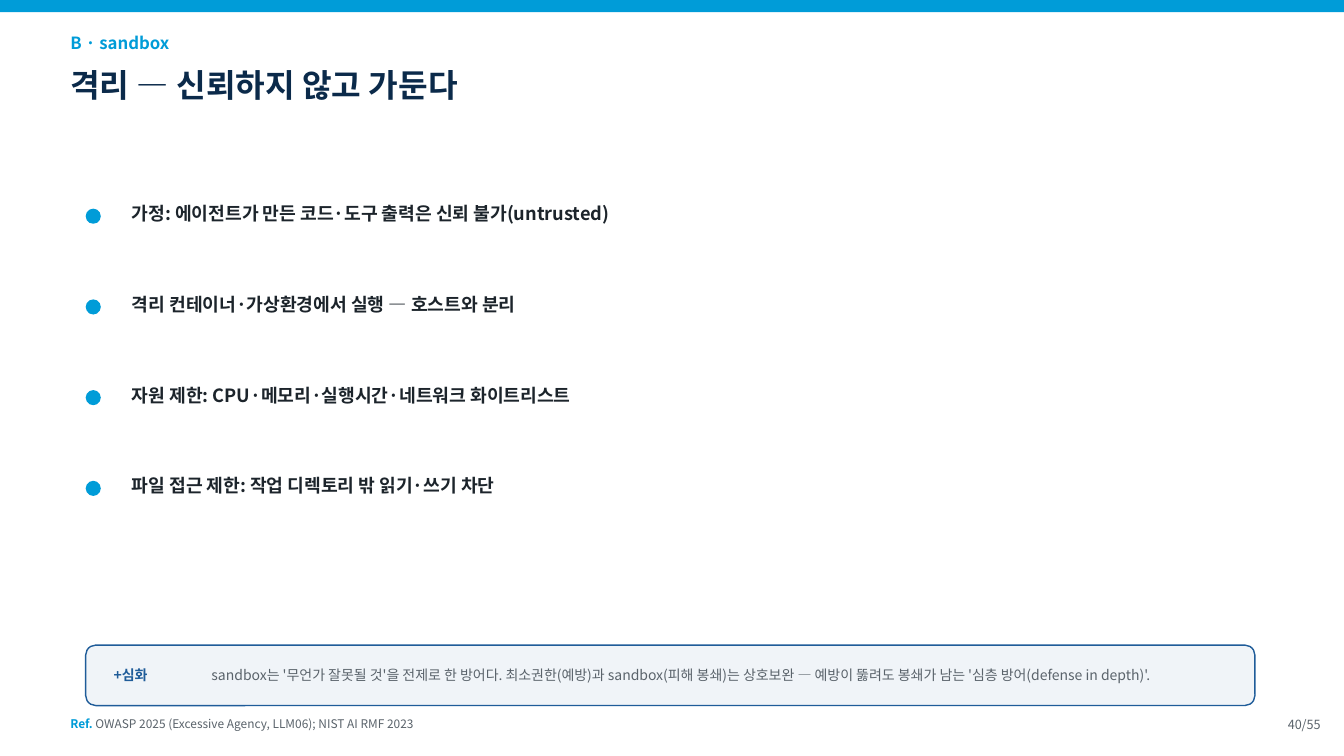
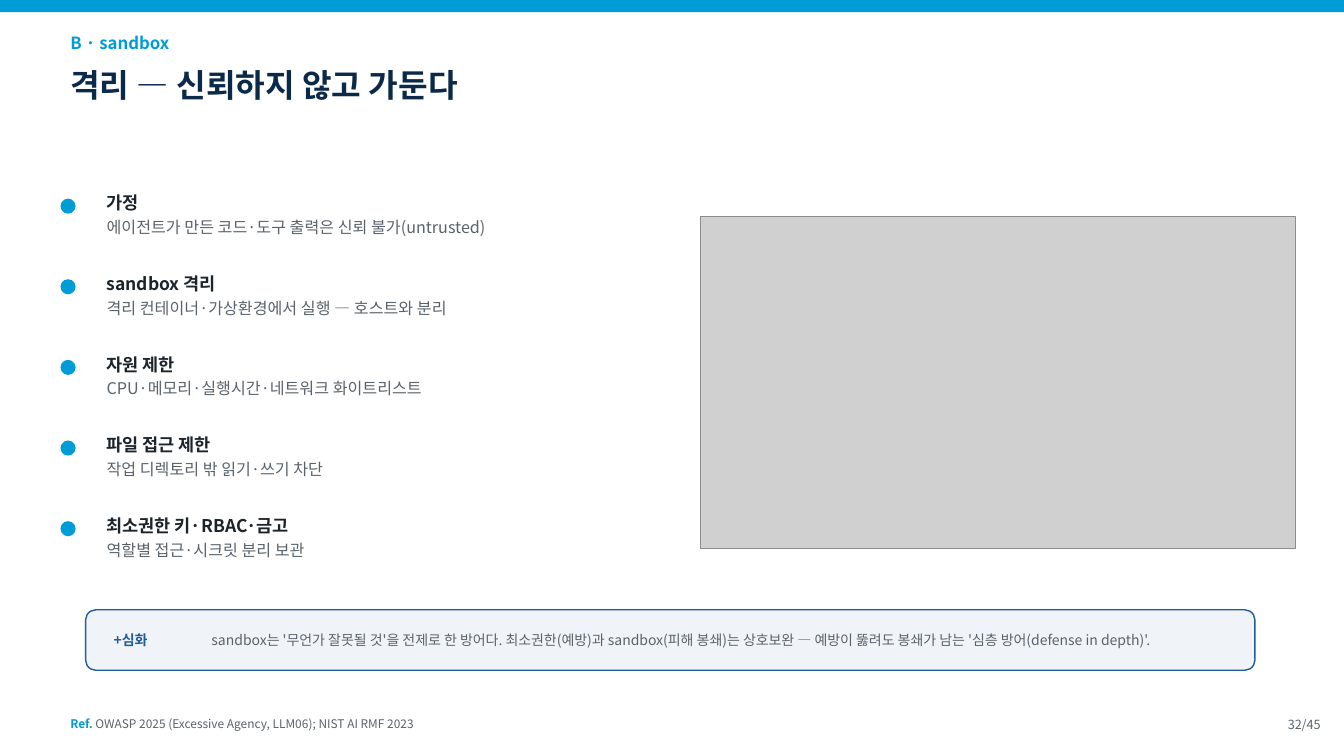
Before and after one commit to fourmodern/2025_aidrugdiscovery, a slide deck: slide 32 of 20260905/slides/0912_4교시.pptx (slide 40 before the commit). Drawn at 1344x756 pixels with LibreOffice and Linux fonts; fonts in the diff are those of the drawing; grey boxes stand for pictures. Boxes give left, top, right and bottom in pixels: in the first picture for what was removed or moved away, otherwise in the second. Text is boxed around its words. In the diff, an @@ line names an element or a change of style, - is before the commit and + after.

```diff
--- a/20260905/slides/0912_4교시.pptx
+++ b/20260905/slides/0912_4교시.pptx
@@ ellipse: place and size @@
-ellipse at [86, 209, 101, 224]
+ellipse at [60, 199, 76, 214]
@@ text at [107, 194, 485, 236]: text changed; size 13 to 11.5 pt; text colour #1C242B to #5A636B; bold off @@
-가정: 에이전트가 만든 코드·도구 출력은 신뢰 불가(untrusted)
+가정
+에이전트가 만든 코드·도구 출력은 신뢰 불가(untrusted)
@@ picture added at [701, 217, 1296, 548] @@
@@ text "sandbox 격리": place and size @@
-text "sandbox 격리" at [132, 295, 515, 313]
+text "sandbox 격리" at [107, 275, 447, 316]
@@ ellipse: place and size @@
-ellipse at [86, 299, 101, 315]
+ellipse at [60, 279, 76, 294]
@@ text at [107, 275, 216, 292]: paragraph added @@
+sandbox 격리
@@ text at [107, 300, 447, 316]: size 13 to 11.5 pt, text colour #1C242B to #5A636B, bold off in "격리 컨테이너·가상환경에서 실행 — 호스트와 분리" @@
@@ text at [107, 356, 422, 396]: text changed; size 13 to 11.5 pt; text colour #1C242B to #5A636B; bold off @@
-자원 제한: CPU·메모리·실행시간·네트워크 화이트리스트
+자원 제한
+CPU·메모리·실행시간·네트워크 화이트리스트
@@ ellipse: place and size @@
-ellipse at [86, 390, 101, 405]
+ellipse at [60, 360, 76, 375]
@@ ellipse: place and size @@
-ellipse at [86, 481, 101, 496]
+ellipse at [60, 441, 76, 456]
@@ text at [107, 436, 323, 477]: text changed; size 13 to 11.5 pt; text colour #1C242B to #5A636B; bold off @@
-파일 접근 제한: 작업 디렉토리 밖 읽기·쓰기 차단
+파일 접근 제한
+작업 디렉토리 밖 읽기·쓰기 차단
@@ ellipse added at [60, 521, 76, 536], fill #009CD8 @@
@@ text added at [107, 517, 305, 558], 12.5 pt, text #1C242B, bold @@
+최소권한 키·RBAC·금고
+역할별 접근·시크릿 분리 보관
@@ 2 texts, 1 rounded rectangle: place and size @@
-2 texts, 1 rounded rectangle at [86, 645, 1255, 706]
+2 texts, 1 rounded rectangle at [86, 610, 1255, 670]
@@ text at [1288, 719, 1321, 731]: text changed @@
-40/55
+32/45
```
Also in this commit, not shown: 40 other slides changed, 10 slides removed, 15 other files.
